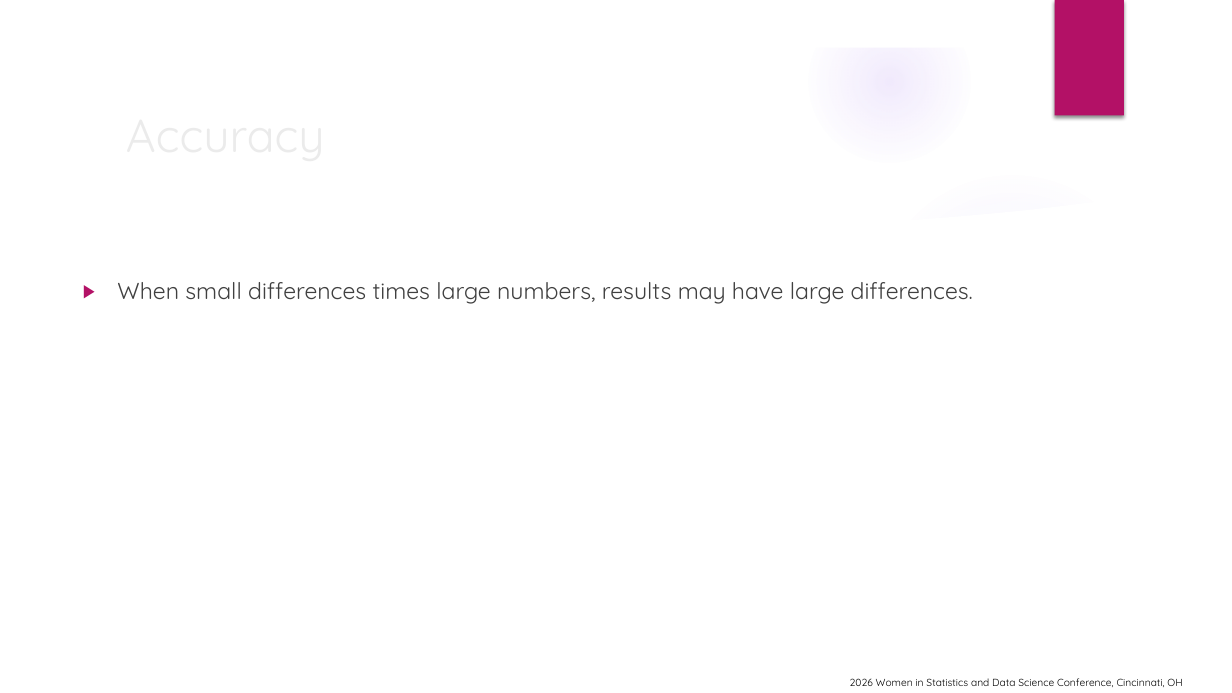
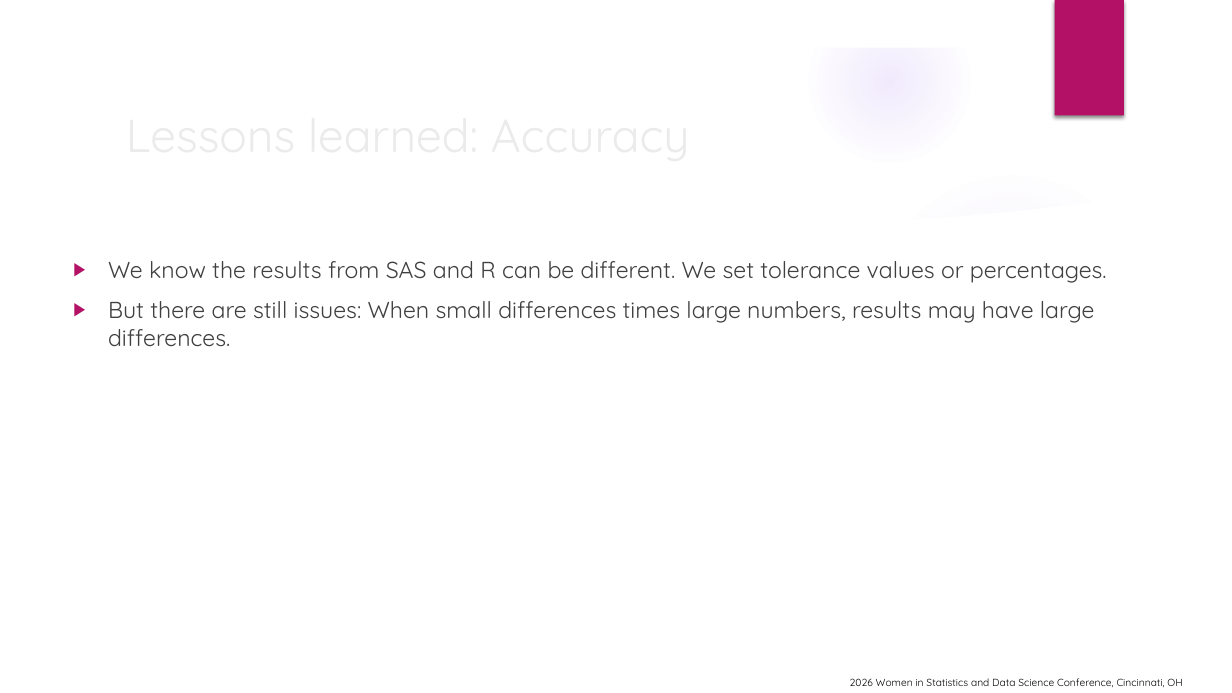
Before and after one commit to wx2123/WSDS-2026-OH, a slide deck: slide 10 of From On-Premises to Cloud.pptx. Drawn at 1232x693 pixels with LibreOffice and Linux fonts; fonts in the diff are those of the drawing; grey boxes stand for pictures; background and template pictures are left out. Boxes give left, top, right and bottom in pixels: in the first picture for what was removed or moved away, otherwise in the second. Text is boxed around its words. In the diff, an @@ line names an element or a change of style, - is before the commit and + after.

```diff
--- a/From On-Premises to Cloud.pptx
+++ b/From On-Premises to Cloud.pptx
@@ title at box(116, 98, 1002, 169): text changed @@
-Accuracy
+Lessons learned: Accuracy
@@ text at box(108, 261, 1107, 347): text changed @@
-▶ When small differences times large numbers, results may have large differences.
+▶ We know the results from SAS and R can be different. We set tolerance values or percentages.
+▶ But there are still issues: When small differences times large numbers, results may have large differences.
```
Also in this commit, not shown: 2 other slides changed, 1 other file.
